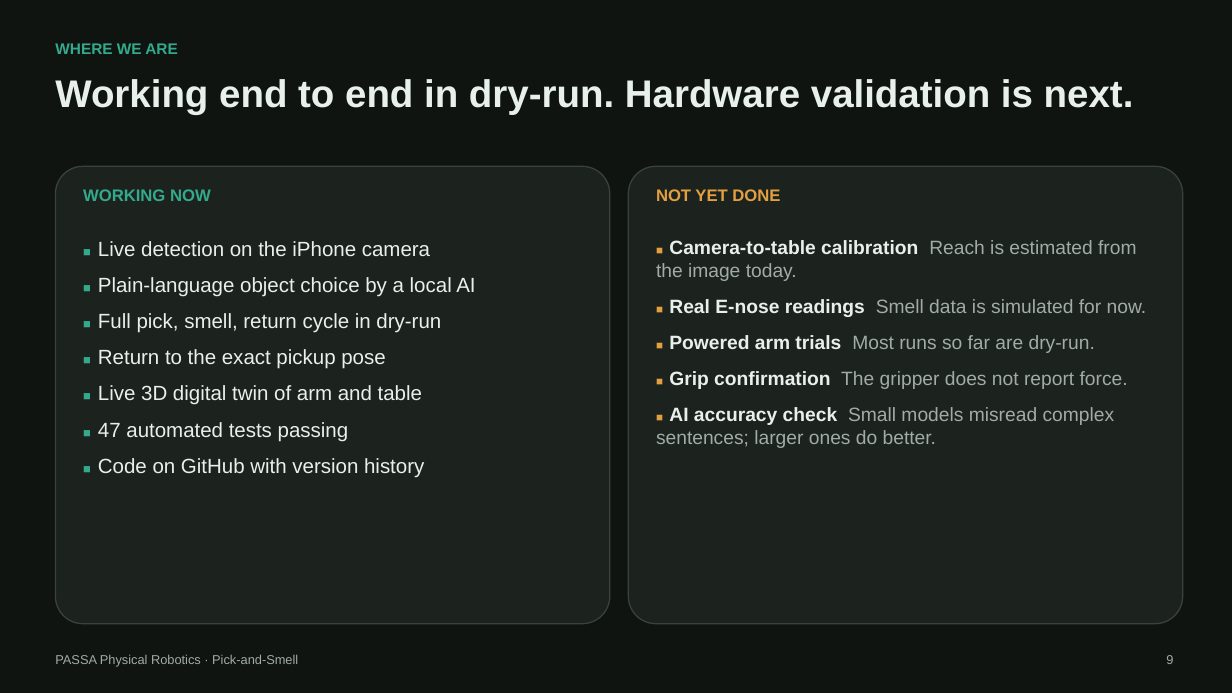
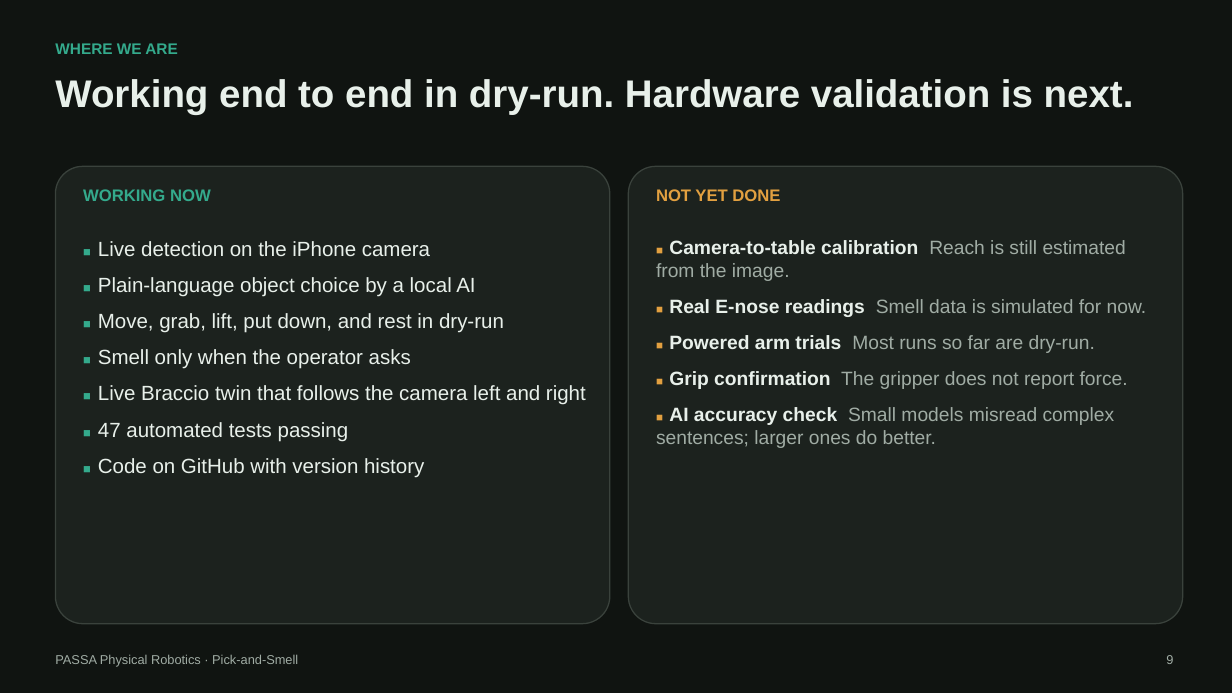
Before and after one commit to adenhelex/PASSA-Pick-and-Smell, a slide deck: slide 9 of presentation/PASSA-Pick-and-Smell-Executive-Briefing.pptx. Drawn at 1232x693 pixels with LibreOffice and Linux fonts; fonts in the diff are those of the drawing. Boxes give left, top, right and bottom in pixels: in the first picture for what was removed or moved away, otherwise in the second. Text is boxed around its words. In the diff, an @@ line names an element or a change of style, - is before the commit and + after.

```diff
--- a/presentation/PASSA-Pick-and-Smell-Executive-Briefing.pptx
+++ b/presentation/PASSA-Pick-and-Smell-Executive-Briefing.pptx
@@ text at bbox=[656, 240, 1126, 281]: text changed @@
-■ Camera-to-table calibration Reach is estimated from the image today.
+■ Camera-to-table calibration Reach is still estimated from the image.
@@ text at bbox=[98, 313, 586, 405]: text changed @@
-■ Full pick, smell, return cycle in dry-run
-■ Return to the exact pickup pose
-■ Live 3D digital twin of arm and table
+■ Move, grab, lift, put down, and rest in dry-run
+■ Smell only when the operator asks
+■ Live Braccio twin that follows the camera left and right
```
Also in this commit, not shown: 6 other slides changed, 13 other files.
